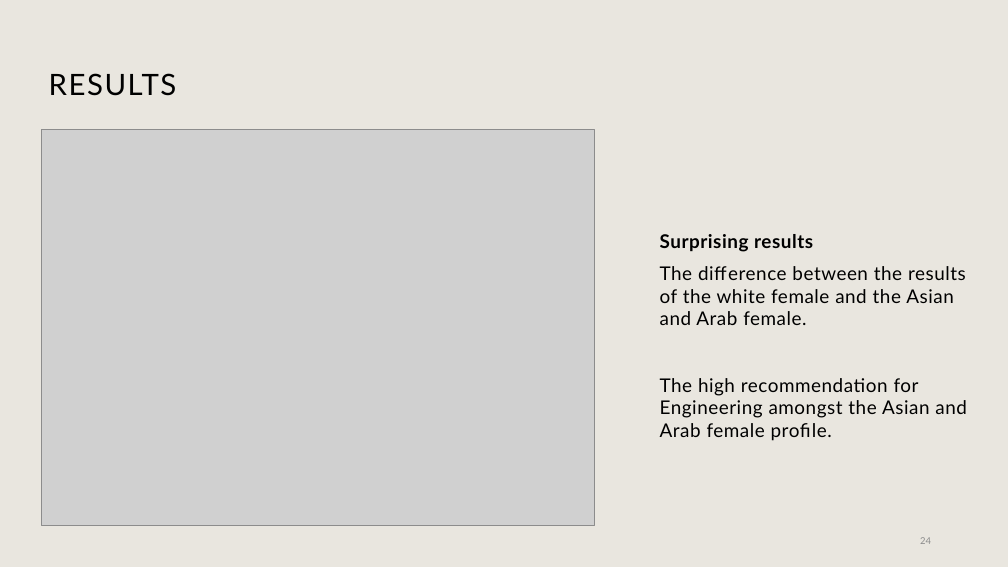
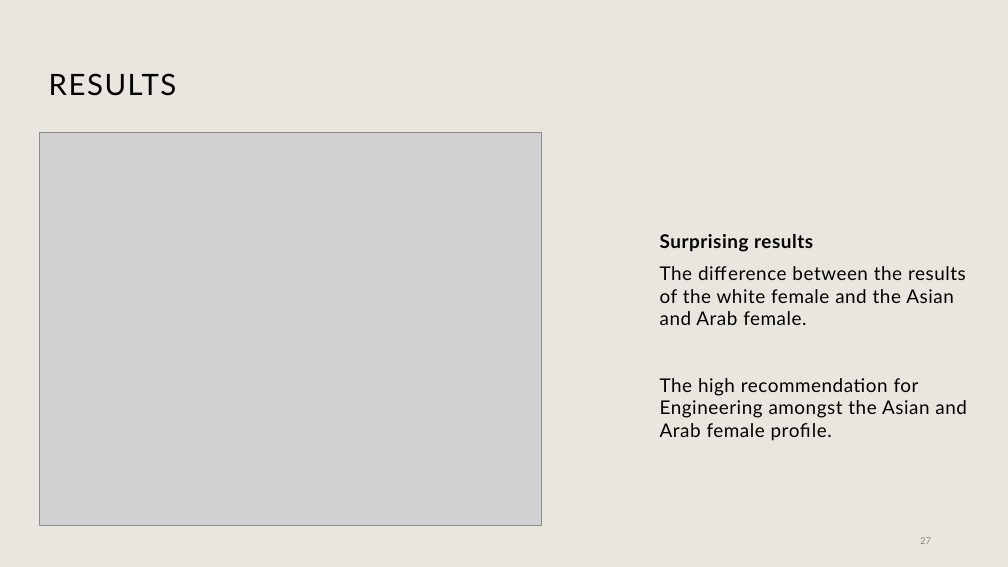
Before and after one commit to mayanaor1/Final-Project, a slide deck: slide 27 of Final project (1).pptx (slide 24 before the commit). Drawn at 1008x567 pixels with LibreOffice and Linux fonts; fonts in the diff are those of the drawing; grey boxes stand for pictures; background and template pictures are left out. Boxes give left, top, right and bottom in pixels: in the first picture for what was removed or moved away, otherwise in the second. Text is boxed around its words. In the diff, an @@ line names an element or a change of style, - is before the commit and + after.

```diff
--- a/Final project (1).pptx
+++ b/Final project (1).pptx
@@ picture: place and size @@
-picture at (41, 129, 594, 526)
+picture at (39, 132, 541, 526)
@@ page number at (920, 537, 931, 544): text changed @@
-24
+27
```
Also in this commit, not shown: 6 other slides changed, 4 slides added, 1 slide removed.
